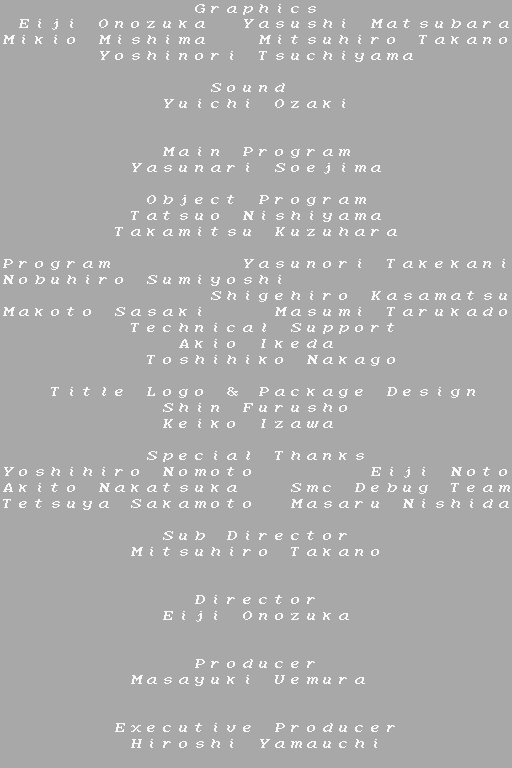
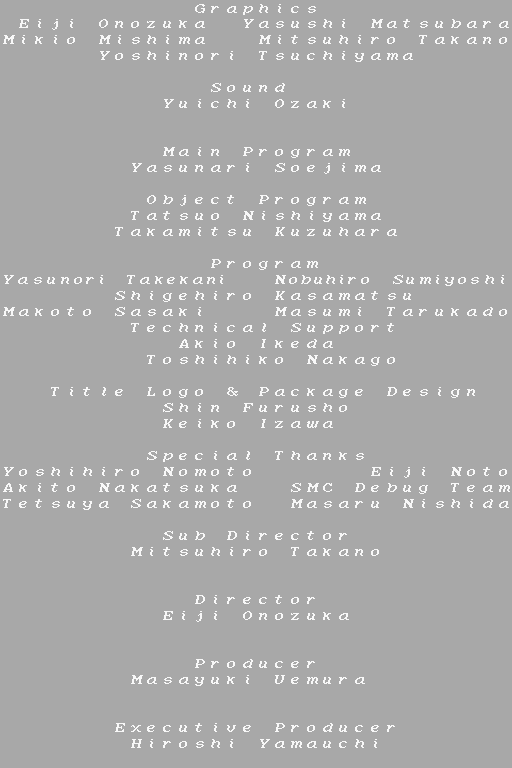
Layers edited between the first and the second 512px x 768px image:
painted on "Graphics Eiji Onozuka Yasushi Matsubara Mikio Mis" over [left=3, top=259, right=507, bottom=492]
